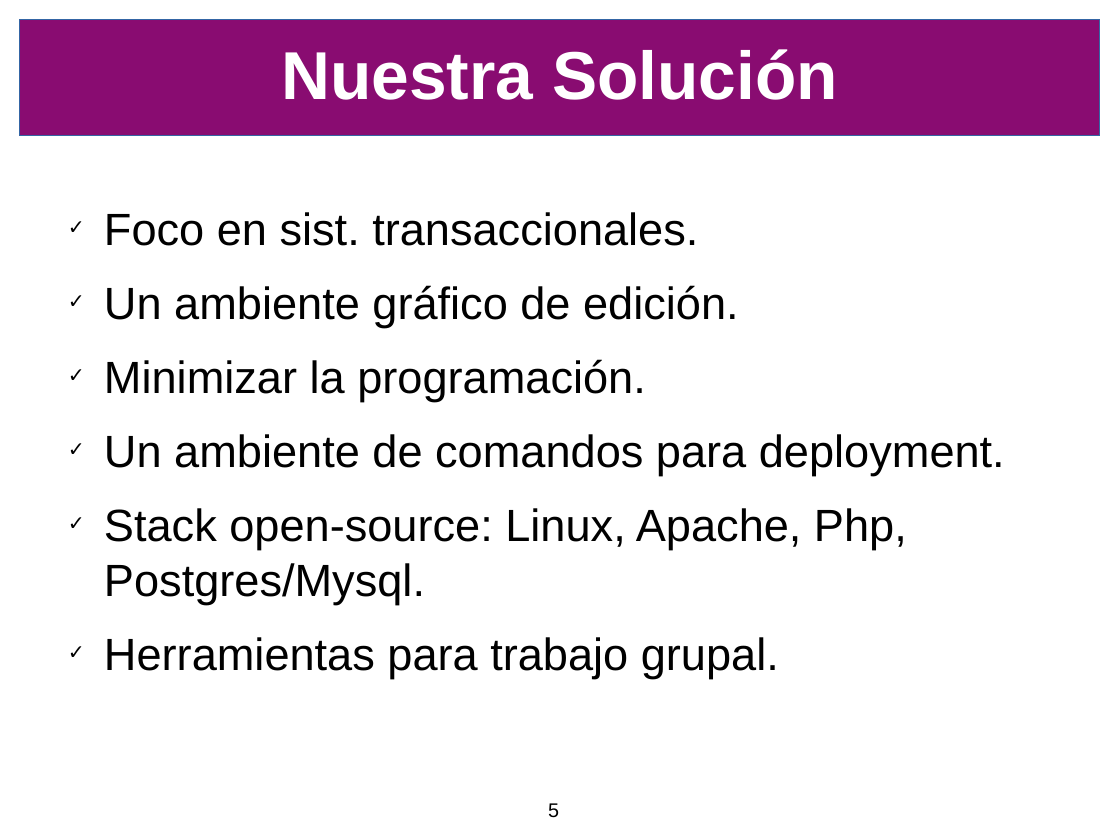
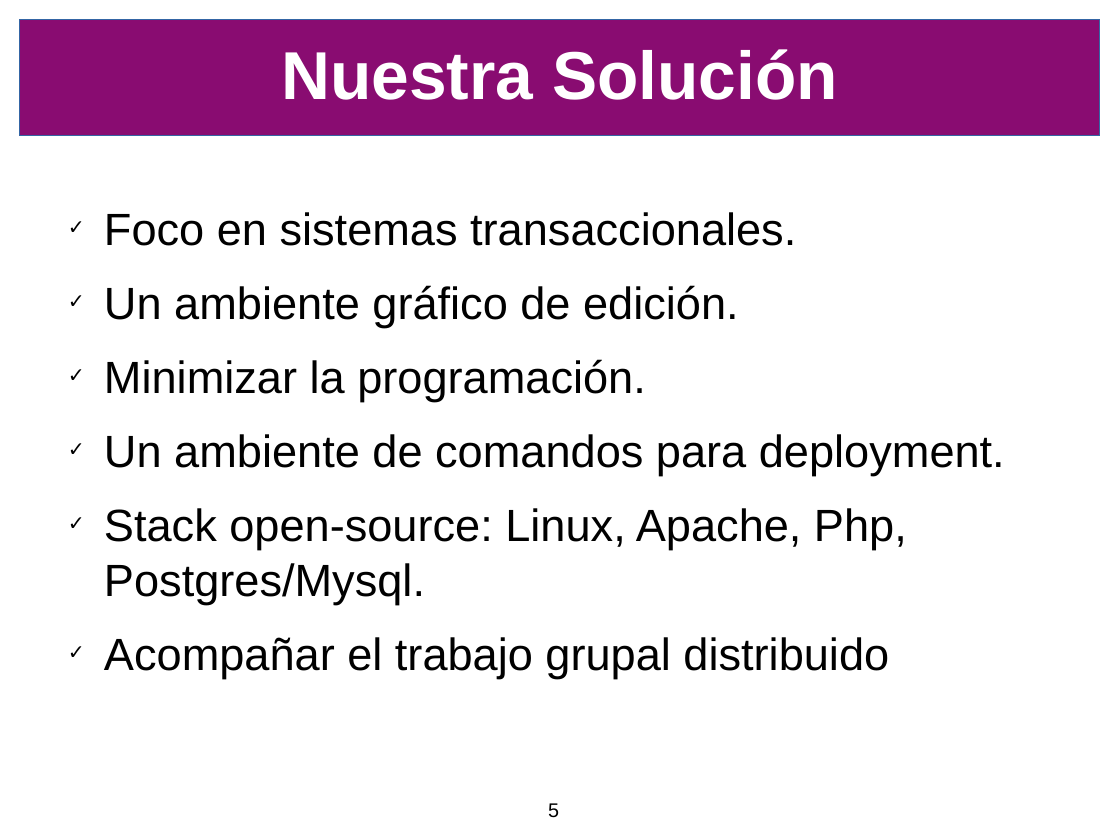
Before and after one commit to SIU-Toba/framework, a slide deck: slide 5 of doc/presentacion/CafeConf2006.odp. Drawn at 1120x840 pixels with LibreOffice and Linux fonts; fonts in the diff are those of the drawing; background and template pictures are left out. Boxes give left, top, right and bottom in pixels: in the first picture for what was removed or moved away, otherwise in the second. Text is boxed around its words. In the diff, an @@ line names an element or a change of style, - is before the commit and + after.

```diff
--- a/doc/presentacion/CafeConf2006.odp
+++ b/doc/presentacion/CafeConf2006.odp
@@ text at [104, 212, 796, 246]: text changed @@
-✓ Foco en sist. transaccionales.
+✓ Foco en sistemas transaccionales.
@@ text at [104, 637, 889, 679]: text changed @@
-✓ Herramientas para trabajo grupal.
+✓ Acompañar el trabajo grupal distribuido
```
Also in this commit, not shown: 7 other slides changed, 2 other files.
